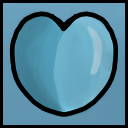
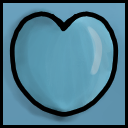
Layers edited between the first and the second 128x128 image:
painted on "Calque de dessin 10" over (x1=3, y1=7, x2=125, y2=124)
painted on "Calque de dessin 9" over (x1=3, y1=7, x2=125, y2=124)
painted on "Calque de dessin 7" over (x1=3, y1=7, x2=125, y2=124)
